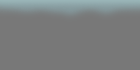
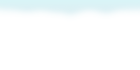
The second (140, 70) image is a revision of the first. Changes to its layers:
hid "Layer 1" over [0,0,140,70]
